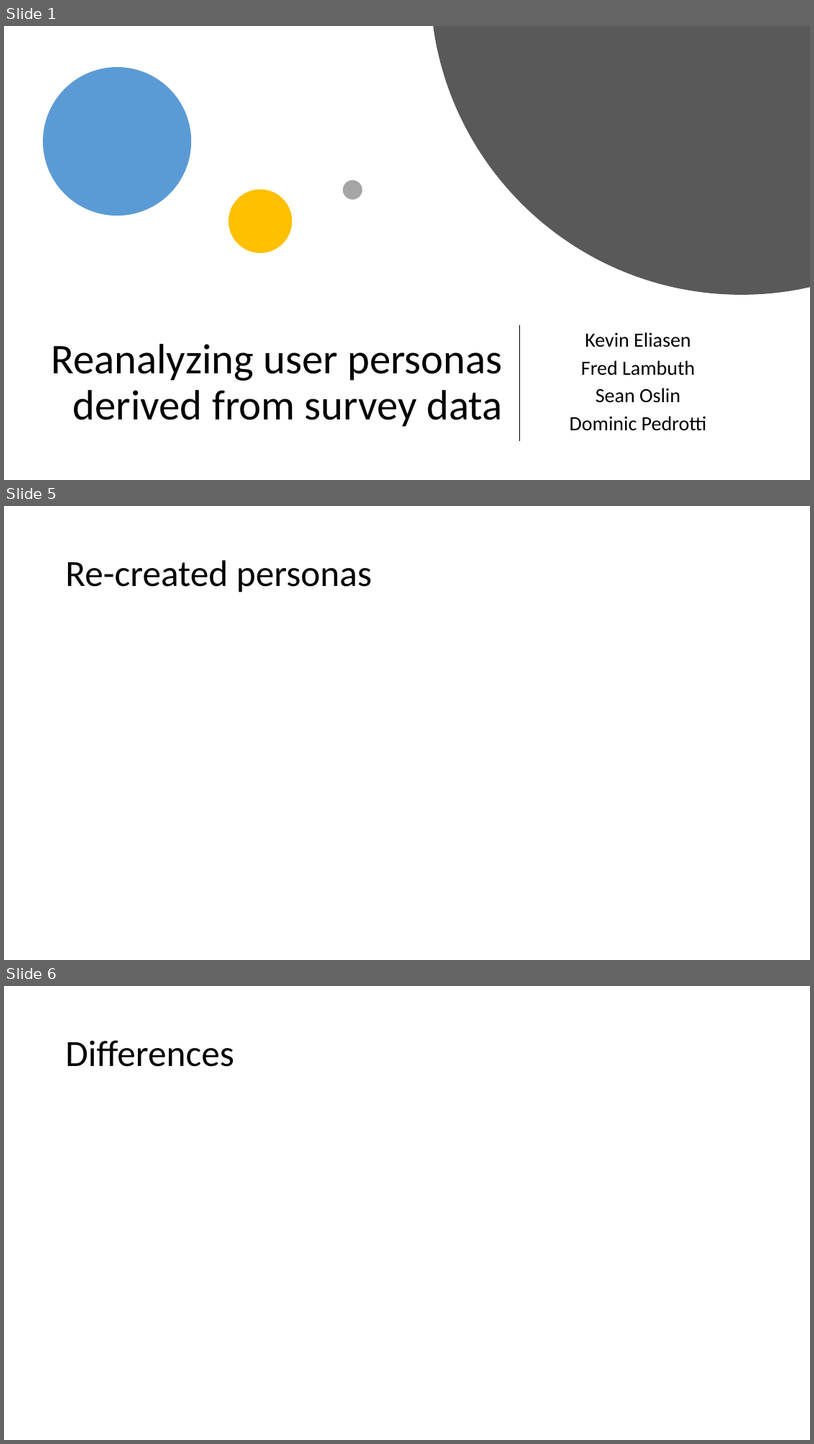
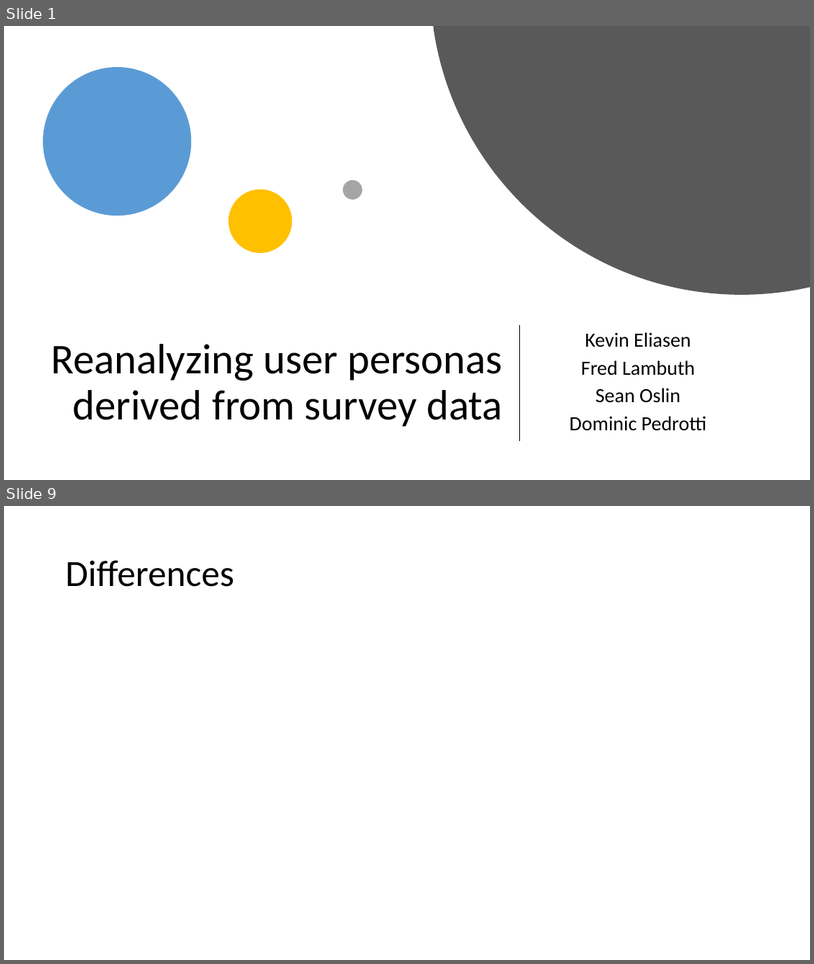
Before and after one commit to PersonaPredicta/Survey_Says..., a slide deck: New_personas.pptx. Shown one above the other, each under a label of ours: slides 1, 5 and 6 before the commit, slides 1 and 9 after it; the slides between them are not shown. The pictures are 814x1444 and 814x964 pixels, drawn with LibreOffice and Linux fonts; fonts in the diff are those of the drawing. Boxes give left, top, right and bottom in pixels: in the first picture for what was removed or moved away, otherwise in the second. Text is boxed around its words. In the diff, an @@ line names an element or a change of style, - is before the commit and + after.

```diff
--- a/New_personas.pptx
+++ b/New_personas.pptx
@@ slide 5 removed at (x1=4, y1=506, x2=810, y2=960), background #FFFFFF @@
@@ title removed at (x1=65, y1=560, x2=372, y2=592) @@
-Re-created personas
@@ what was slide 6 is now slide 9 @@
```
Also in this commit, not shown: 7 slides changed, 3 slides added, 1 other slide removed.
